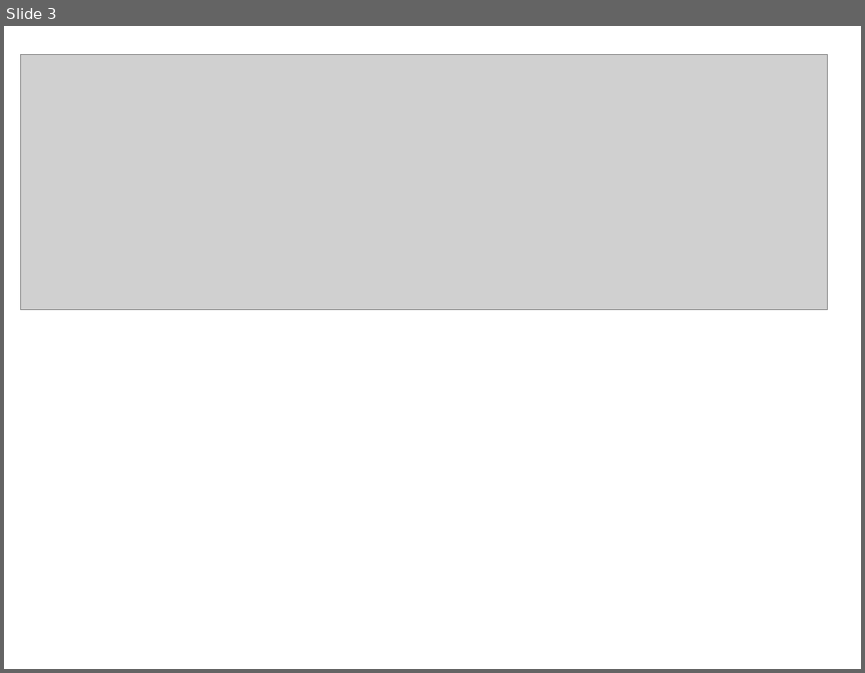
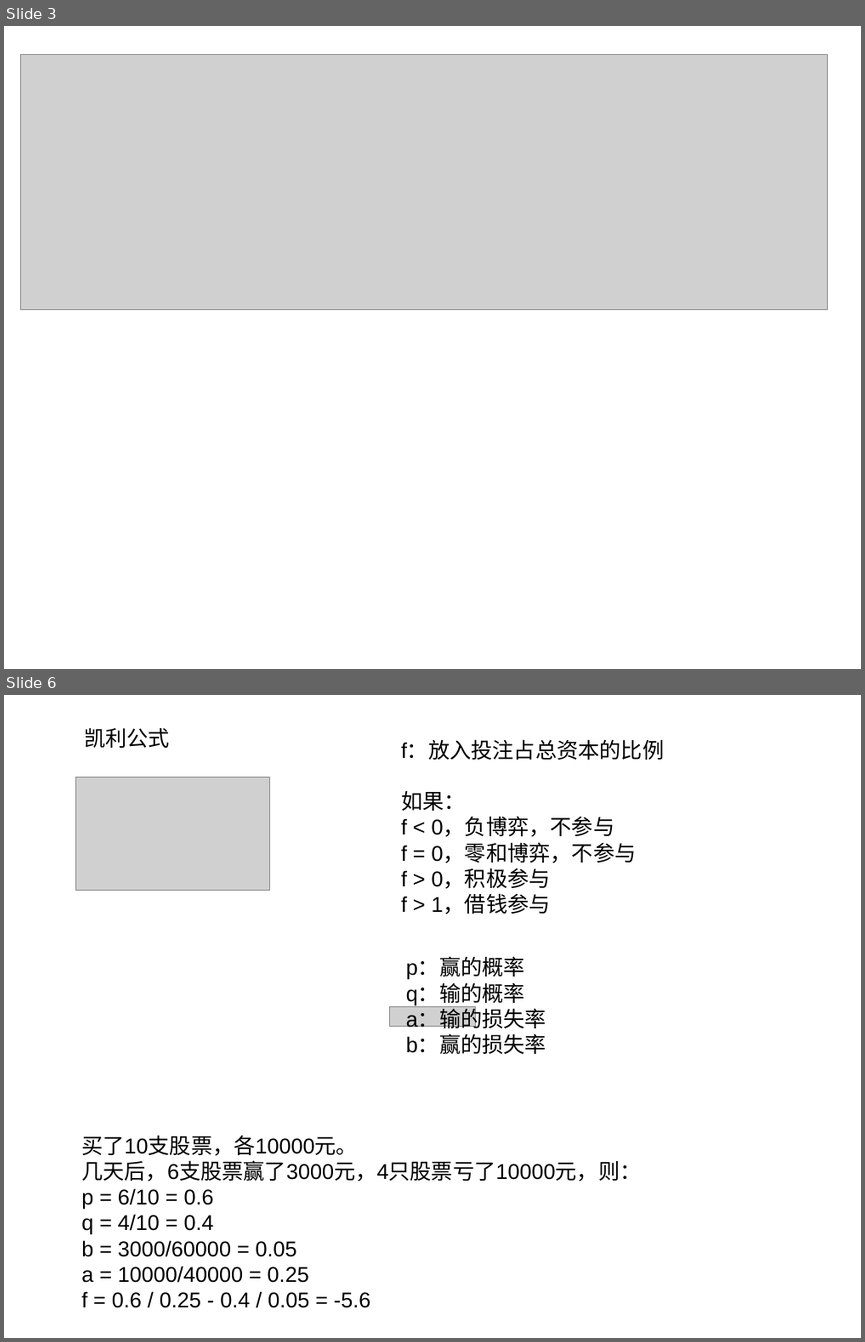
Before and after one commit to dofoyo/istock, a slide deck: istock.ppt. Shown one above the other, each under a label of ours: slide 3 before the commit, slides 3 and 6 after it; the slides between them are not shown. The pictures are 865x673 and 865x1342 pixels, drawn with LibreOffice and Linux fonts; fonts in the diff are those of the drawing; grey boxes stand for pictures. Boxes give left, top, right and bottom in pixels: in the first picture for what was removed or moved away, otherwise in the second. Text is boxed around its words. In the diff, an @@ line names an element or a change of style, - is before the commit and + after.

```diff
--- a/istock.ppt
+++ b/istock.ppt
@@ slide 6 added at bbox=[4, 695, 861, 1338], background #FFFFFF @@
@@ text added at bbox=[84, 728, 170, 748], 18 pt, text #000000 @@
+凯利公式
@@ text added at bbox=[401, 740, 664, 914], 18 pt, text #000000 @@
+f：放入投注占总资本的比例
+如果：
+f < 0，负博弈，不参与
+f = 0，零和博弈，不参与
+f > 0，积极参与
+f > 1，借钱参与
@@ picture added at bbox=[76, 777, 269, 890] @@
@@ text added at bbox=[406, 958, 546, 1054], 18 pt, text #000000 @@
+p：赢的概率
+q：输的概率
+a：输的损失率
+b：赢的损失率
@@ picture added at bbox=[390, 1006, 475, 1027] @@
@@ text added at bbox=[81, 1134, 641, 1308], 18 pt, text #000000 @@
+买了10支股票，各10000元。
+几天后，6支股票赢了3000元，4只股票亏了10000元，则：
+p = 6/10 = 0.6
+q = 4/10 = 0.4
+b = 3000/60000 = 0.05
+a = 10000/40000 = 0.25
+f = 0.6 / 0.25 - 0.4 / 0.05 = -5.6
```
Also in this commit, not shown: 2 other slides added, 56 other files.
